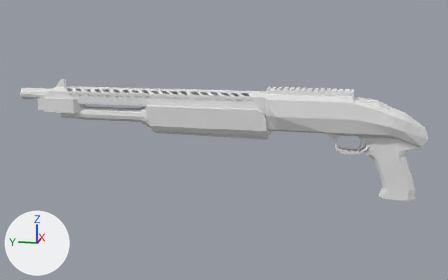
The Blender file models/weapons/Shotgun/Pumpgun.blend, before and after one commit.
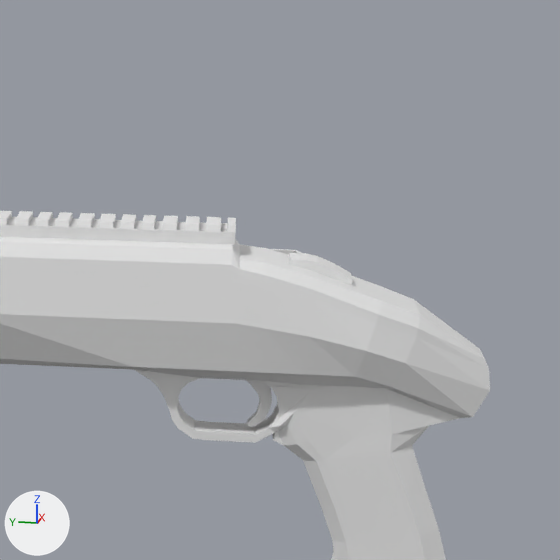
Each version appears first whole from a camera (50 mm lens) standing at (-28.36, -6.23, 7.65) and looking at (0.05, -0.55, 0.55), and next in a close-up on the part from 64% to 100% of the width and 9% to 67% of the height. The axes (+X, +Y, +Z) are drawn at lower left. The lights are the same throughout.

The older version as bpy lines, for what is in view:
```python
me_cube = bpy.data.meshes.new('Cube')
me_cube.from_pydata(...)  # 1559 vertices, 1585 faces; spans x -0.8..1.3, y -9.8..9.7, z -1.8..3.3
me_cube.materials.append(mat_material)  # its picture is missing
# before: 200 (0.4, -7.2, 0.5), 201 (-0.4, -7.2, 0.5) at pixel (280, 425), 232 (0.3, -7.1, 0.3), 233 (-0.3, -7.1, 0.3) at pixel (272, 439)
ob_cube = bpy.data.objects.new('Cube', me_cube)
ob_cube.location = (0.0, 0.0, 0.0)
```
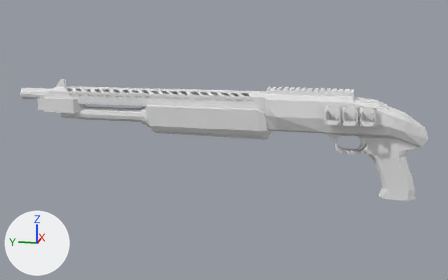
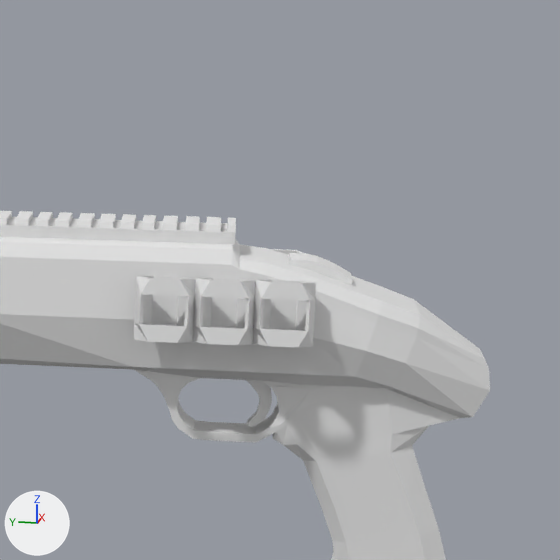
Pixel boxes (x1, y1, x2, y2) of what changed, in the close-ups (560 x 560 px; the box of a moved part takes in the faces that stretch with it):
```json
{"part": 1, "of": "me_cube", "change": "added", "after": [252, 280, 316, 347]}
{"part": 2, "of": "me_cube", "change": "added", "after": [193, 278, 256, 345]}
{"part": 3, "of": "me_cube", "change": "added", "after": [134, 276, 195, 343]}
{"part": 4, "of": "me_cube", "change": "moved or reshaped", "before": [269, 412, 293, 445], "after": [269, 412, 293, 445]}
```

Scene script edits in JSON lines:
```json
{"block": "me_cube", "where": "me_cube.from_pydata(...)  # 1559 vertices, 1585 faces; spans x -0.8..1.3, y -9.8..9.7, z -1.8..3.3"}
{"block": "me_cube", "where": "# used by ob_cube; location = (0.0, 0.0, 0.0)"}
{"block": "me_cube", "where": "# verts and faces of me_cube; kept vertices keep their numbers, new ones are numbered from 1559"}
{"block": "me_cube", "change": "me_cube part 1: the loose piece of 48 vertices spanning x 0.7..1.3, y -7.5..-6.8, z 1.7..2.6 is copied, and the copy is turned -180 degrees about the z axis through its middle, then moved by (-2.0, 0.0, 0.0); it spans x -1.3..-0.7, y -7.5..-6.8, z 1.7..2.6"}
{"block": "me_cube", "change": "me_cube part 2: the loose piece of 48 vertices spanning x 0.7..1.3, y -6.8..-6.0, z 1.7..2.6 is copied, and the copy is turned -180 degrees about the z axis through its middle, then moved by (-2.1, 0.0, 0.0); it spans x -1.4..-0.7, y -6.8..-6.0, z 1.7..2.6"}
{"block": "me_cube", "change": "me_cube part 3: the loose piece of 48 vertices spanning x 0.7..1.3, y -6.0..-5.3, z 1.7..2.6 is copied, and the copy is turned -180 degrees about the z axis through its middle, then moved by (-2.1, 0.0, 0.0); it spans x -1.4..-0.7, y -6.0..-5.3, z 1.7..2.6"}
{"block": "me_cube", "change": "me_cube part 4"}
{"op": "add", "block": "me_cube", "code": "verts[200] = (0.3, -7.2, 0.5)  # moved"}
{"op": "add", "block": "me_cube", "code": "verts[232] = (0.2, -7.1, 0.3)  # moved"}
{"op": "add", "block": "me_cube", "code": "verts[201] = (-0.3, -7.2, 0.5)  # moved, pixel (280, 424)"}
{"op": "add", "block": "me_cube", "code": "verts[233] = (-0.2, -7.1, 0.3)  # moved, pixel (272, 438)"}
```
